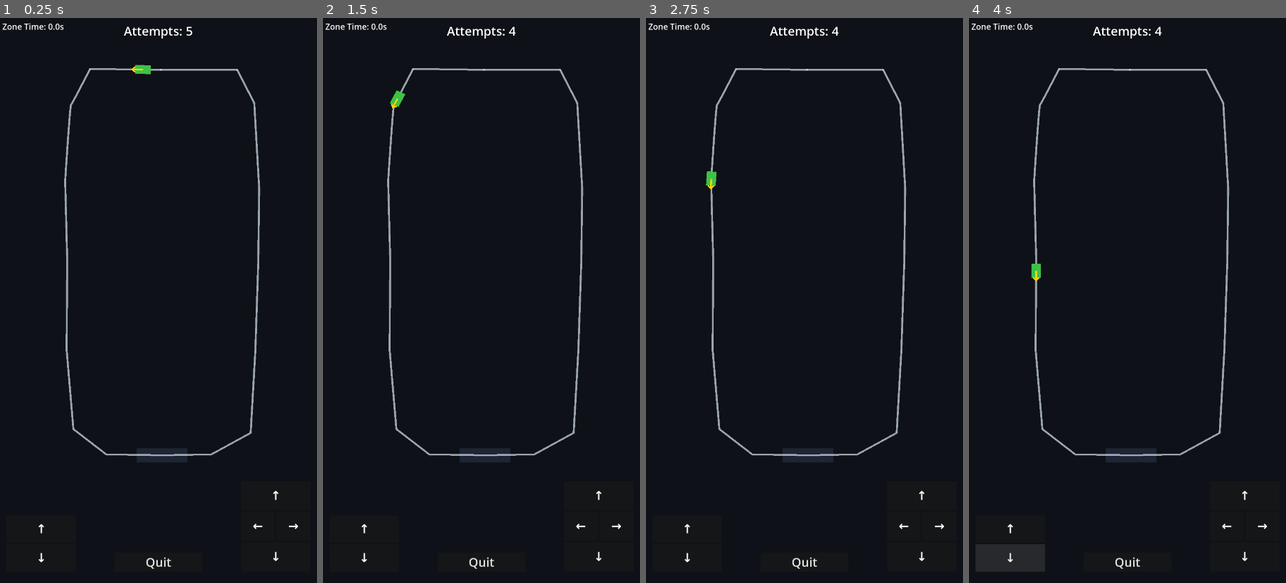
Above: before the commit, frames 1-4 (left to right).
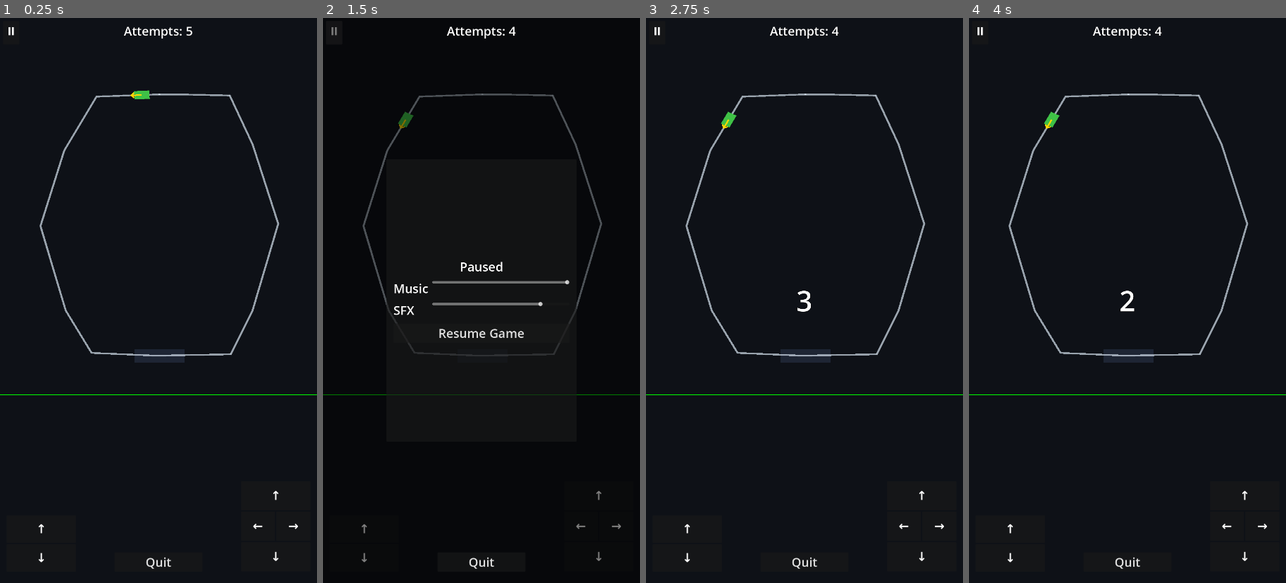
Above: after the commit, the same moments.

Repository: CodingKitts/Rush-The-Pile
Game: Godot game, scene res://scenes/PathFlowDemo.tscn
Same seed, same stepped clock (60 frames per second), same inputs: the game is played once before the commit and once after it.
Inputs (mouse positions are in pixels of both pictures, inside the frame that each line leads up to):
- Up to frame 1 (0.25 s): no input
- Up to frame 2 (1.5 s): click "↑" at 0.5 s; click (335, 34) at 1.25 s, where only the run after the commit has a clickable "⏸"
- Up to frame 3 (2.75 s): click (804, 334) at 2 s, where only the run after the commit has a clickable "Resume Game"
- Up to frame 4 (4 s): click (1010, 526) at 2.75 s, where only the run before the commit has a clickable "↑"; click (1010, 560) at 3.5 s, where only the run before the commit has a clickable "↓"

The runs differ from the first frame. In frame 1, 3.3% of the frame differs, in the area x 0-100%, y 0-79%; in frame 2, 3.8%, in the area x 0-100%, y 0-97%; in frame 3, 3.4%; in frame 4, 3.4%.

Commit message:
Updated UI

Diff:
--- a/godot/scenes/PathFlowDemo.tscn
+++ b/godot/scenes/PathFlowDemo.tscn
@@ -1,16 +1,17 @@
-[gd_scene load_steps=7 format=3 uid="uid://cx0671axshj8j"]
+[gd_scene load_steps=8 format=3 uid="uid://cx0671axshj8j"]
 
 [ext_resource type="Script" uid="uid://dxu7xuphn7bq5" path="res://scripts/PathBlock.gd" id="1"]
 [ext_resource type="Script" uid="uid://e5d3j66ae3pa" path="res://scripts/PathRenderer.gd" id="2"]
 [ext_resource type="Script" uid="uid://0jlh8ktxhso2" path="res://scripts/PathDebugLabel.gd" id="3"]
 [ext_resource type="Script" uid="uid://crsnqk6awf8jy" path="res://scripts/PathDetectionBlock.gd" id="4"]
 [ext_resource type="Script" uid="uid://doqcine8w430o" path="res://scripts/PathFlowDemo.gd" id="5"]
+[ext_resource type="Script" uid="uid://cfgfqlhwy6uu2" path="res://scripts/AudioManager.gd" id="6_audio"]
 
 [sub_resource type="Curve2D" id="Curve2D_0lspu"]
 _data = {
-"points": PackedVector2Array(0, 0, 0, 0, 582.095, 176, 0, 0, 0, 0, 364.083, 173, 3.34609, -3.04354, -3.34609, 3.04354, 305.283, 295, 0, 0, 0, 0, 287.191, 554, 0, 0, 0, 0, 293.523, 824, 0, 0, 0, 0, 291.714, 1128, 0, 0, 0, 0, 312.52, 1397, 0, 0, 0, 0, 413.837, 1483, 0, 0, 0, 0, 590, 1486, 0, 0, 0, 0, 737.689, 1483, 0, 0, 0, 0, 858.908, 1410, 0, 0, 0, 0, 873.382, 1130, 0, 0, 0, 0, 882.428, 827, 0, 0, 0, 0, 885.142, 578, 0, 0, 0, 0, 870, 289, 0, 0, 0, 0, 817.295, 176, 0, 0, 0, 0, 746.735, 176, 0, 0, 0, 0, 615.566, 176, 0, 0, 0, 0, 582.095, 176)
+"points": PackedVector2Array(0, 0, 0, 0, 583.906, 353, 0, 0, 0, 0, 387.604, 361, 0, 0, 0, 0, 287.191, 554, 0, 0, 0, 0, 213.013, 825, 0, 0, 0, 0, 291.714, 1128, 0, 0, 0, 0, 372.225, 1280, 0, 0, 0, 0, 573.05, 1290, 0, 0, 0, 0, 806.442, 1285, 0, 0, 0, 0, 873.382, 1130, 0, 0, 0, 0, 953.894, 817, 0, 0, 0, 0, 874.288, 533, 0, 0, 0, 0, 802.823, 357, 0, 0, 0, 0, 636.374, 353, 0, 0, 0, 0, 583.906, 353)
 }
-point_count = 19
+point_count = 14
 
 [node name="PathFlowDemo" type="Node2D"]
 script = ExtResource("5")
@@ -28,14 +29,14 @@
 [node name="World" type="CanvasLayer" parent="."]
 
 [node name="Path" type="Path2D" parent="World"]
-position = Vector2(-95.4728, 0)
-scale = Vector2(1.10544, 1)
+position = Vector2(-95, -75)
+scale = Vector2(1.09329, 0.947705)
 curve = SubResource("Curve2D_0lspu")
 script = ExtResource("2")
 
 [node name="BlockFollow" type="PathFollow2D" parent="World/Path"]
-position = Vector2(582.095, 176)
-rotation = -3.12783
+position = Vector2(583.906, 353)
+rotation = 3.10086
 script = ExtResource("1")
 
 [node name="Block" type="Polygon2D" parent="World/Path/BlockFollow"]
@@ -168,6 +169,132 @@
 theme_override_constants/outline_size = 2
 theme_override_font_sizes/font_size = 42
 text = "↓"
+
+[node name="PauseButton" type="Button" parent="UI/UIRoot"]
+custom_minimum_size = Vector2(0, 56)
+layout_mode = 0
+offset_left = 10.0
+offset_top = 10.0
+offset_right = 66.0
+offset_bottom = 66.0
+theme_override_colors/font_outline_color = Color(0, 0, 0, 1)
+theme_override_colors/font_color = Color(1, 1, 1, 1)
+theme_override_constants/outline_size = 2
+theme_override_font_sizes/font_size = 42
+text = "⏸"
+
+[node name="OneThirdLine" type="ColorRect" parent="UI"]
+anchors_preset = -1
+anchor_top = 0.666667
+anchor_right = 1.0
+anchor_bottom = 0.666667
+offset_top = -1.0
+offset_bottom = 1.0
+mouse_filter = 2
+color = Color(0, 1, 0, 1)
+
+[node name="PauseOverlay" type="Control" parent="UI"]
+visible = false
+layout_mode = 3
+anchors_preset = 15
+anchor_right = 1.0
+anchor_bottom = 1.0
+grow_horizontal = 2
+grow_vertical = 2
+mouse_filter = 1
+
+[node name="CountdownLabel" type="Label" parent="UI/PauseOverlay"]
+visible = false
+layout_mode = 0
+anchor_right = 1.0
+anchor_bottom = 1.0
+grow_horizontal = 2
+grow_vertical = 2
+theme_override_colors/font_color = Color(1, 1, 1, 1)
+theme_override_colors/font_outline_color = Color(0, 0, 0, 1)
+theme_override_constants/outline_size = 4
+theme_override_font_sizes/font_size = 96
+text = "3"
+horizontal_alignment = 1
+vertical_alignment = 1
+
+[node name="Dim" type="ColorRect" parent="UI/PauseOverlay"]
+layout_mode = 0
+anchor_right = 1.0
+anchor_bottom = 1.0
+grow_horizontal = 2
+grow_vertical = 2
+color = Color(0, 0, 0, 0.5)
+
+[node name="Panel" type="Panel" parent="UI/PauseOverlay"]
+layout_mode = 0
+anchor_left = 0.2
+anchor_top = 0.25
+anchor_right = 0.8
+anchor_bottom = 0.75
+
+[node name="VBox" type="VBoxContainer" parent="UI/PauseOverlay/Panel"]
+layout_mode = 0
+anchor_right = 1.0
+anchor_bottom = 1.0
+offset_left = 24.0
+offset_top = 24.0
+offset_right = -24.0
+offset_bottom = -24.0
+size_flags_horizontal = 3
+size_flags_vertical = 3
+theme_override_constants/separation = 16
+alignment = 1
+
+[node name="Title" type="Label" parent="UI/PauseOverlay/Panel/VBox"]
+layout_mode = 2
+size_flags_horizontal = 3
+theme_override_font_sizes/font_size = 42
+text = "Paused"
+horizontal_alignment = 1
+
+[node name="MusicRow" type="HBoxContainer" parent="UI/PauseOverlay/Panel/VBox"]
+layout_mode = 2
+size_flags_horizontal = 3
+theme_override_constants/separation = 12
+alignment = 1
+
+[node name="MusicLabel" type="Label" parent="UI/PauseOverlay/Panel/VBox/MusicRow"]
+custom_minimum_size = Vector2(120, 0)
+layout_mode = 2
+theme_override_font_sizes/font_size = 42
+text = "Music"
+
+[node name="MusicSlider" type="HSlider" parent="UI/PauseOverlay/Panel/VBox/MusicRow"]
+layout_mode = 2
+size_flags_horizontal = 3
+max_value = 1.0
+step = 0.01
+
+[node name="SfxRow" type="HBoxContainer" parent="UI/PauseOverlay/Panel/VBox"]
+layout_mode = 2
+size_flags_horizontal = 3
+theme_override_constants/separation = 12
+alignment = 1
+
+[node name="SfxLabel" type="Label" parent="UI/PauseOverlay/Panel/VBox/SfxRow"]
+custom_minimum_size = Vector2(120, 0)
+layout_mode = 2
+theme_override_font_sizes/font_size = 42
+text = "SFX"
+
+[node name="SfxSlider" type="HSlider" parent="UI/PauseOverlay/Panel/VBox/SfxRow"]
+layout_mode = 2
+size_flags_horizontal = 3
+max_value = 1.0
+step = 0.01
+
+[node name="ResumeButton" type="Button" parent="UI/PauseOverlay/Panel/VBox"]
+custom_minimum_size = Vector2(0, 56)
+layout_mode = 2
+size_flags_horizontal = 3
+theme_override_font_sizes/font_size = 42
+text = "Resume Game"
 
 [node name="AttemptsLabel" type="Label" parent="UI"]
 anchors_preset = 5
@@ -183,18 +310,6 @@
 theme_override_font_sizes/font_size = 42
 text = "Attempts: 5"
 horizontal_alignment = 1
-vertical_alignment = 1
-
-[node name="ZoneTimeLabel" type="Label" parent="UI"]
-offset_left = 8.0
-offset_top = 8.0
-offset_right = 360.0
-offset_bottom = 52.0
-theme_override_colors/font_color = Color(1, 1, 1, 1)
-theme_override_colors/font_outline_color = Color(0, 0, 0, 1)
-theme_override_constants/outline_size = 2
-theme_override_font_sizes/font_size = 28
-text = "Zone Time: 0.00s"
 vertical_alignment = 1
 
 [node name="PathDebug" type="Label" parent="UI"]
@@ -221,6 +336,9 @@
 theme_override_font_sizes/font_size = 42
 text = "Quit"
 
+[node name="Audio" type="Node" parent="."]
+script = ExtResource("6_audio")
+
 [connection signal="pressed" from="UI/UIRoot/SpeedControls/IncreaseSpeedButton" to="World/Path/BlockFollow" method="increase_speed"]
 [connection signal="pressed" from="UI/UIRoot/SpeedControls/DecreaseSpeedButton" to="World/Path/BlockFollow" method="decrease_speed"]
 [connection signal="pressed" from="UI/UIRoot/DPad/MiddleRow/ArrowRightButton" to="World/Path/BlockFollow" method="toggle_direction"]
--- a/godot/scripts/AudioManager.gd
+++ b/godot/scripts/AudioManager.gd
@@ -17,6 +17,8 @@
 ## - vibrate_light()
 ## - vibrate_warning()
 ## Volume control:
+## - set_master_volume_linear(0..1)
+## - get_master_volume_linear()
 ## - set_sfx_volume_linear(0..1)
 ## - get_sfx_volume_linear()
 ## Haptics control:
@@ -28,6 +30,7 @@
 var _buffer_len: float = 0.25
 
 var _sfx_volume_linear: float = 0.8
+var _master_volume_linear_default: float = 1.0
 var _haptics_enabled: bool = true
 
 func _ready() -> void:
@@ -55,16 +58,27 @@
 		_haptics_enabled = bool(cfg.get_value("haptics", "enabled", _haptics_enabled))
 	# Apply master volume from settings if present
 	if err == OK and cfg.has_section_key("audio", "master_vol"):
-		var m_lin: float = float(cfg.get_value("audio", "master_vol", 1.0))
+		var m_lin: float = float(cfg.get_value("audio", "master_vol", _master_volume_linear_default))
 		AudioServer.set_bus_volume_db(0, linear_to_db(clamp(m_lin, 0.0, 1.0)))
 
 func _save_settings() -> void:
 	var cfg := ConfigFile.new()
 	cfg.load("user://settings.cfg")
 	cfg.set_value("audio", "sfx_vol", _sfx_volume_linear)
+	# Persist current master volume as well so UI can restore it on next boot
+	cfg.set_value("audio", "master_vol", get_master_volume_linear())
 	cfg.set_value("haptics", "enabled", _haptics_enabled)
 	# Do not overwrite master here; menu handles it
 	cfg.save("user://settings.cfg")
+
+## Master (Music) volume helpers
+func set_master_volume_linear(v: float) -> void:
+	var lin: float = clamp(v, 0.0, 1.0)
+	AudioServer.set_bus_volume_db(0, linear_to_db(lin))
+	_save_settings()
+
+func get_master_volume_linear() -> float:
+	return db_to_linear(AudioServer.get_bus_volume_db(0))
 
 # Utility to spawn a generator player and push frames
 # gen_fn should return either:
--- a/godot/scripts/PathFlowDemo.gd
+++ b/godot/scripts/PathFlowDemo.gd
@@ -1,7 +1,7 @@
-# PathFlowDemo.gd — Demo-level controller for PathFlowDemo.tscn
-# Responsibilities:
-# - Compute the path center and position a temporary popup label there
-# - When the action is triggered (via Up Arrow UI), if the block is inside the zone, show "Got It!" for about 1.5 seconds
+## PathFlowDemo.gd — Demo-level controller for PathFlowDemo.tscn
+## Responsibilities:
+## - Compute the path center and position a temporary popup label there
+## - When the action is triggered (via Up Arrow UI), if the block is inside the zone, show "Got It!" for about 1.5 seconds
 
 extends Node2D
 
@@ -13,12 +13,19 @@
 @onready var _btn_arrow_up: Button = $UI/UIRoot/DPad/ArrowUpButton
 @onready var _attempts_label: Label = $UI/AttemptsLabel
 @onready var _btn_quit: Button = $UI/QuitButton
-@onready var _zone_time_label: Label = $UI/ZoneTimeLabel
+@onready var _btn_pause: Button = $UI/UIRoot/PauseButton
+@onready var _pause_overlay: Control = $UI/PauseOverlay
+@onready var _resume_button: Button = $UI/PauseOverlay/Panel/VBox/ResumeButton
+@onready var _countdown_label: Label = $UI/PauseOverlay/CountdownLabel
+@onready var _pause_panel: Panel = $UI/PauseOverlay/Panel
+@onready var _pause_dim: ColorRect = $UI/PauseOverlay/Dim
+@onready var _music_slider: HSlider = $UI/PauseOverlay/Panel/VBox/MusicRow/MusicSlider
+@onready var _sfx_slider: HSlider = $UI/PauseOverlay/Panel/VBox/SfxRow/SfxSlider
+@onready var _audio: AudioManager = $Audio
 
 var _attempts_max: int = 5
 var _attempts_left: int = 5
 var _popup_tween: Tween
-var _zone_time_s: float = 0.0 # Accumulated time the block spends inside the detection zone
 
 func _ready() -> void:
 	# Place the popup at the center of the path's bounds
@@ -37,6 +44,31 @@
 	_disable_button_focus_and_cleanup(_btn_speed_down)
 	_disable_button_focus_and_cleanup(_btn_arrow_up)
 	_disable_button_focus_and_cleanup(_btn_quit)
+	_disable_button_focus_and_cleanup(_btn_pause)
+	_disable_button_focus_and_cleanup(_resume_button)
+
+	# Ensure the pause overlay and its controls work while the tree is paused
+	# so the Resume button can be pressed to unpause.
+	if _pause_overlay:
+		_pause_overlay.process_mode = Node.PROCESS_MODE_WHEN_PAUSED
+	if _resume_button:
+		_resume_button.process_mode = Node.PROCESS_MODE_WHEN_PAUSED
+	if _countdown_label:
+		_countdown_label.process_mode = Node.PROCESS_MODE_WHEN_PAUSED
+
+	# Hook up Pause/Resume and volume sliders
+	if _btn_pause:
+		_btn_pause.pressed.connect(_on_pause_pressed)
+	if _resume_button:
+		_resume_button.pressed.connect(_on_resume_pressed)
+	# Initialize slider values from AudioManager if available
+	if _audio:
+		if _music_slider:
+			_music_slider.value = _audio.get_master_volume_linear()
+			_music_slider.value_changed.connect(_on_music_changed)
+		if _sfx_slider:
+			_sfx_slider.value = _audio.get_sfx_volume_linear()
+			_sfx_slider.value_changed.connect(_on_sfx_changed)
 
 	# Recalculate if the curve changes at edit/runtime
 	if _path and _path.curve:
@@ -47,22 +79,18 @@
 	# Close the application when Quit button is pressed
 	get_tree().quit()
 
-func _process(delta: float) -> void:
-	# Track how long the moving block remains within the detection zone
-	if _detector:
-		var inside := false
-		if _detector.has_method("is_block_inside_now"):
-			inside = _detector.call("is_block_inside_now")
-		else:
-			inside = bool(_detector.get("is_inside"))
-		if inside:
-			_zone_time_s += delta
-	if _zone_time_label:
-		_zone_time_label.text = "Zone Time: %ss" % String.num(_zone_time_s, 2)
 
 func _unhandled_input(event: InputEvent) -> void:
 	# Allow physical keyboard/gamepad input to trigger the same action as the Up Arrow button
 	if _attempts_left <= 0:
+		return
+	# Allow ESC/BACK to toggle pause/resume
+	if event.is_action_pressed("ui_cancel") and not event.is_echo():
+		if get_tree().paused:
+			_on_resume_pressed()
+		else:
+			_on_pause_pressed()
+		get_viewport().set_input_as_handled()
 		return
 	if event is InputEventKey and event.pressed and not event.echo:
 		# Keyboard Up Arrow
@@ -106,10 +134,12 @@
 			min_y = py
 		if py > max_y:
 			max_y = py
-	var center := Vector2((min_x + max_x) * 0.5, (min_y + max_y) * 0.5)
+	var center_local := Vector2((min_x + max_x) * 0.5, (min_y + max_y) * 0.5)
+	# Convert from Path2D local to canvas/global space so Control aligns visually with the path
+	var center_world := _path.to_global(center_local)
 	# Center the label on this point
 	var size := _popup_label.size
-	_popup_label.position = center - size * 0.5
+	_popup_label.position = center_world - size * 0.5
 
 func _on_press_button() -> void:
 	# If no attempts left, ignore presses
@@ -126,7 +156,8 @@
 		if inside:
 			_show_popup_one_second()
 		else:
-			# Missed the zone -> consume an attempt
+			# Missed the zone -> show feedback and consume an attempt
+			_show_miss_popup()
 			_attempts_left = max(0, _attempts_left - 1)
 			_refresh_attempts_label()
 
@@ -170,6 +201,107 @@
 		_popup_label.scale = Vector2(1, 1)
 	)
 
+func _show_miss_popup() -> void:
+	# Configure appearance for a miss: red text, outlined, same size for consistency
+	_popup_label.text = "Miss!"
+	_popup_label.add_theme_color_override("font_color", Color(0.95, 0.2, 0.2))
+	_popup_label.add_theme_color_override("font_outline_color", Color.BLACK)
+	_popup_label.add_theme_constant_override("outline_size", 3)
+	_popup_label.add_theme_font_size_override("font_size", 48)
+
+	# Center-based scaling
+	var size := _popup_label.size
+	_popup_label.pivot_offset = size * 0.5
+
+	# Ensure position is still at path center
+	_position_popup_at_path_center()
+
+	# Prepare animation state
+	_popup_label.visible = true
+	_popup_label.modulate.a = 0.0
+	_popup_label.scale = Vector2(0.85, 0.85)
+
+	# Stop any previous tween
+	if _popup_tween:
+		_popup_tween.kill()
+
+	_popup_tween = create_tween()
+	_popup_tween.set_trans(Tween.TRANS_BACK).set_ease(Tween.EASE_OUT)
+	# Fade and scale in
+	_popup_tween.parallel().tween_property(_popup_label, "modulate:a", 1.0, 0.10).from(0.0)
+	_popup_tween.parallel().tween_property(_popup_label, "scale", Vector2(1.0, 1.0), 0.14).from(Vector2(0.85, 0.85))
+	# Brief hold, then fade out a bit quicker than success
+	_popup_tween.tween_interval(0.65)
+	_popup_tween.set_trans(Tween.TRANS_SINE).set_ease(Tween.EASE_IN)
+	_popup_tween.parallel().tween_property(_popup_label, "modulate:a", 0.0, 0.18)
+	_popup_tween.tween_callback(func():
+		_popup_label.visible = false
+		_popup_label.scale = Vector2(1, 1)
+	)
+
+## Pause/Resume handlers and audio volume wiring
+func _on_pause_pressed() -> void:
+	# Show pause overlay and pause the game
+	if _pause_overlay:
+		_pause_overlay.visible = true
+	# Ensure pause menu elements are visible and countdown is hidden when entering pause
+	if _pause_panel:
+		_pause_panel.visible = true
+	if _pause_dim:
+		_pause_dim.visible = true
+	if _countdown_label:
+		_countdown_label.visible = false
+	get_tree().paused = true
+
+func _on_resume_pressed() -> void:
+	# Begin a 3-second visible countdown, then resume the game
+	if not get_tree().paused:
+		return
+	if _resume_countdown_running:
+		return
+	_start_resume_countdown()
+
+var _resume_countdown_running: bool = false
+
+func _start_resume_countdown() -> void:
+	_resume_countdown_running = true
+	if _resume_button:
+		_resume_button.disabled = true
+	# Hide the pause menu while showing the countdown
+	if _pause_panel:
+		_pause_panel.visible = false
+	if _pause_dim:
+		_pause_dim.visible = false
+	if _countdown_label:
+		_countdown_label.visible = true
+	# Show 3,2,1 with 1 second intervals even while paused
+	for n in [3, 2, 1]:
+		if _countdown_label:
+			_countdown_label.text = str(n)
+		await get_tree().create_timer(1.0, true).timeout
+	# Hide overlay and resume gameplay
+	if _countdown_label:
+		_countdown_label.visible = false
+	if _pause_overlay:
+		_pause_overlay.visible = false
+	get_tree().paused = false
+	if _resume_button:
+		_resume_button.disabled = false
+	# Restore pause menu default visibility for the next pause
+	if _pause_panel:
+		_pause_panel.visible = true
+	if _pause_dim:
+		_pause_dim.visible = true
+	_resume_countdown_running = false
+
+func _on_music_changed(value: float) -> void:
+	if _audio:
+		_audio.set_master_volume_linear(value)
+
+func _on_sfx_changed(value: float) -> void:
+	if _audio:
+		_audio.set_sfx_volume_linear(value)
+
 ## Remove lingering highlight/focus from a button after mouse/touch press
 func _disable_button_focus_and_cleanup(btn: Button) -> void:
 	if btn == null:
